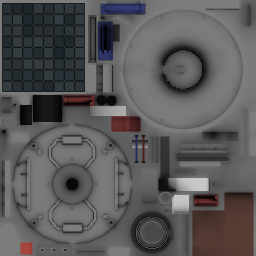
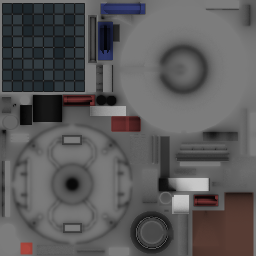
Comparing the layer stacks of the two 256×256 images. Changes:
painted on "Layer 3" over (x1=12, y1=46, x2=207, y2=245)
hid "Layer 4" over (x1=47, y1=9, x2=243, y2=242)
painted on "Layer 5" over (x1=39, y1=135, x2=145, y2=252)
renamed "Layer 5" to "Layer 17", painted on it over (x1=12, y1=9, x2=243, y2=252)
